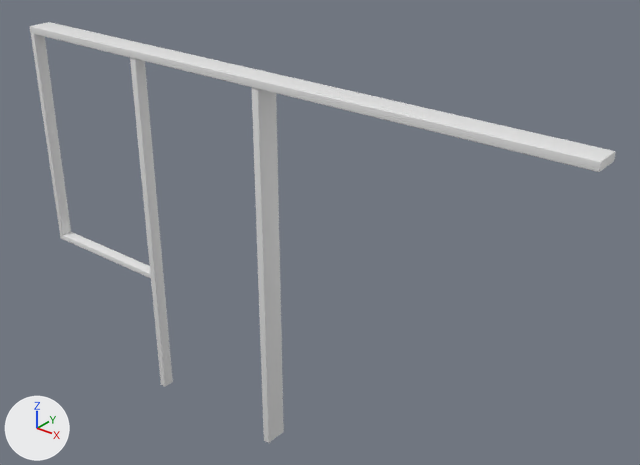
What one commit did to the FBX model Projektarbeit/Assets/FBX/Bathroom/Balken.fbx.
One viewpoint serves both versions: a 50 mm camera at (4.77, 9.24, 5.02) aimed at (0.76, 14.26, 1.91). Arrows for +X, +Y and +Z are at lower left; the lights stay in place. Mesh edges are drawn as thin lines on the coarser meshes. Where no turn or scale is listed for an object, it has been applied to the vertices.

The first picture shows 'Balken_2'.
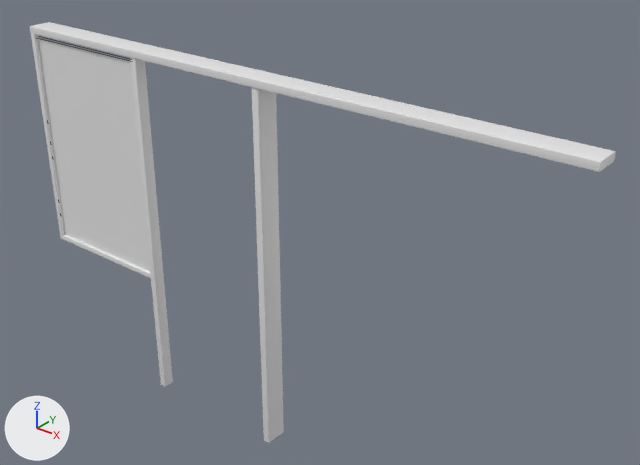
Boxes (x1, y1, x2, y2) around the edits, measured in the pictures (640 x 465 px):
'Glas', added: after (38, 38, 150, 271)

The change, as a diff of the scene's bpy script:
```diff
--- a/Projektarbeit/Assets/FBX/Bathroom/Balken.fbx.py
+++ b/Projektarbeit/Assets/FBX/Bathroom/Balken.fbx.py
@@ me_mesh_1 @@
+me_mesh_1.from_pydata([(-0.42, -0.02, -1.0), (-0.42, -0.01, 0.95), (0.91, -0.02, -1.0), (0.91, -0.01, 0.95), (0.91, 0.01, -1.0), (0.91, 0.02, 0.95), (-0.42, 0.01, -1.0), (-0.42, 0.02, 0.95)], [], [(2, 3, 1, 0), (4, 5, 3, 2), (6, 7, 5, 4), (0, 1, 7, 6), (3, 5, 7, 1), (4, 2, 0, 6)])
@@ ob_glas @@
+ob_glas = bpy.data.objects.new('Glas', me_mesh_1)
+ob_glas.location = (-1.687, 13.817, 2.186)
```
